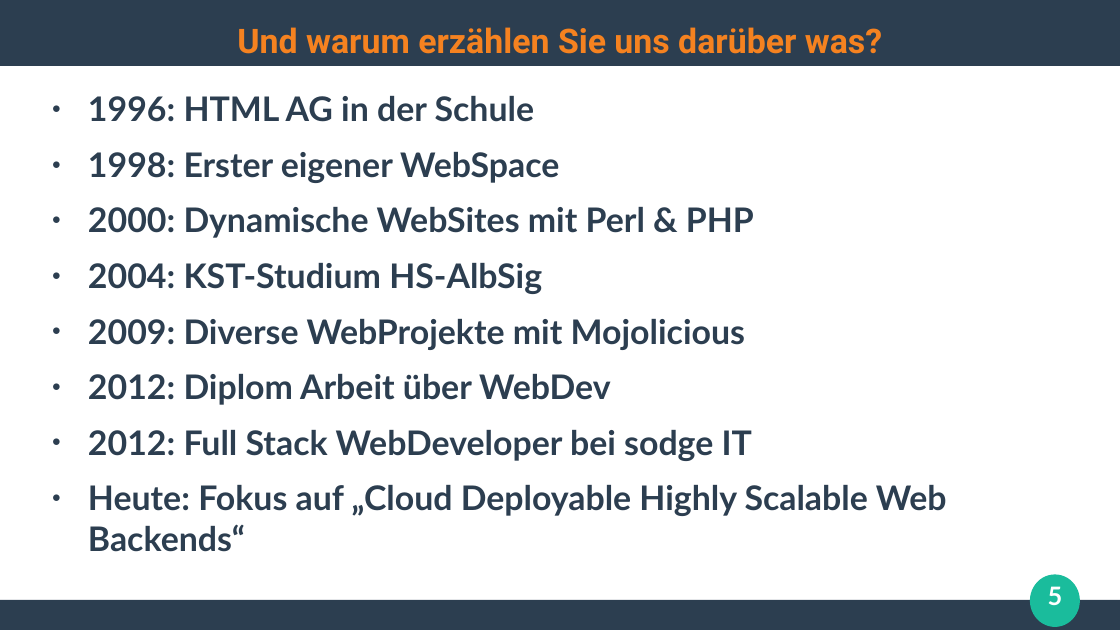
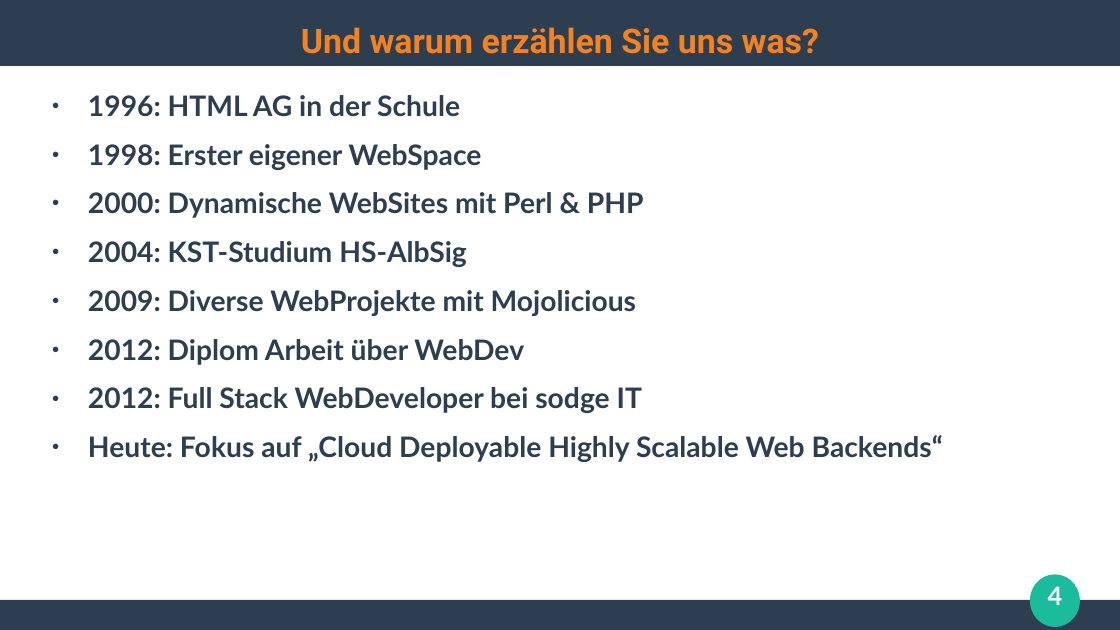
Before and after one commit to ghandmann/HS-AlbSig-WebAnwendungen2, a slide deck: slide 4 of Kapitel/00_Begruessung.odp (slide 5 before the commit). Drawn at 1120x630 pixels with LibreOffice and Linux fonts; fonts in the diff are those of the drawing. Boxes give left, top, right and bottom in pixels: in the first picture for what was removed or moved away, otherwise in the second. Text is boxed around its words. In the diff, an @@ line names an element or a change of style, - is before the commit and + after.

```diff
--- a/Kapitel/00_Begruessung.odp
+++ b/Kapitel/00_Begruessung.odp
@@ title at (x1=301, y1=27, x2=819, y2=54): text changed @@
-Und warum erzählen Sie uns darüber was?
+Und warum erzählen Sie uns was?
@@ text "1996: HTML AG in der ..." at (x1=88, y1=95, x2=943, y2=462): size 24 to 20 pt @@
@@ page number at (x1=1048, y1=586, x2=1063, y2=605): text changed @@
-5
+4
```
Also in this commit, not shown: 4 other slides changed, 8 slides added, 2 slides removed.
